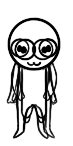
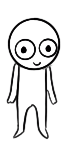
Comparing the layer stacks of the two (73, 146) images. Changes:
hid "Layer 8" over [7, 17, 61, 139]
painted on "Layer 7" over [9, 20, 58, 136]
hid "Layer 6" over [7, 17, 61, 139]
